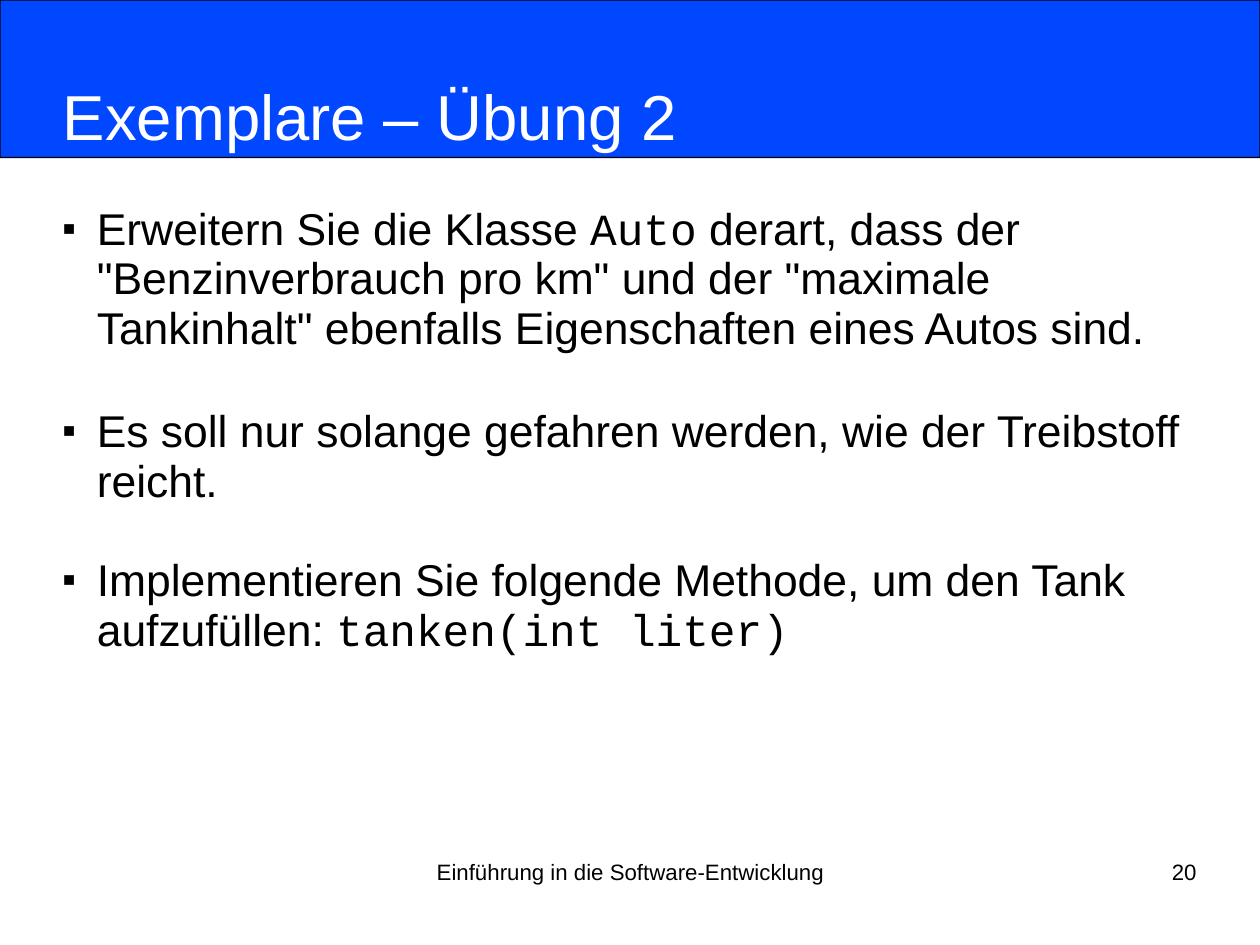
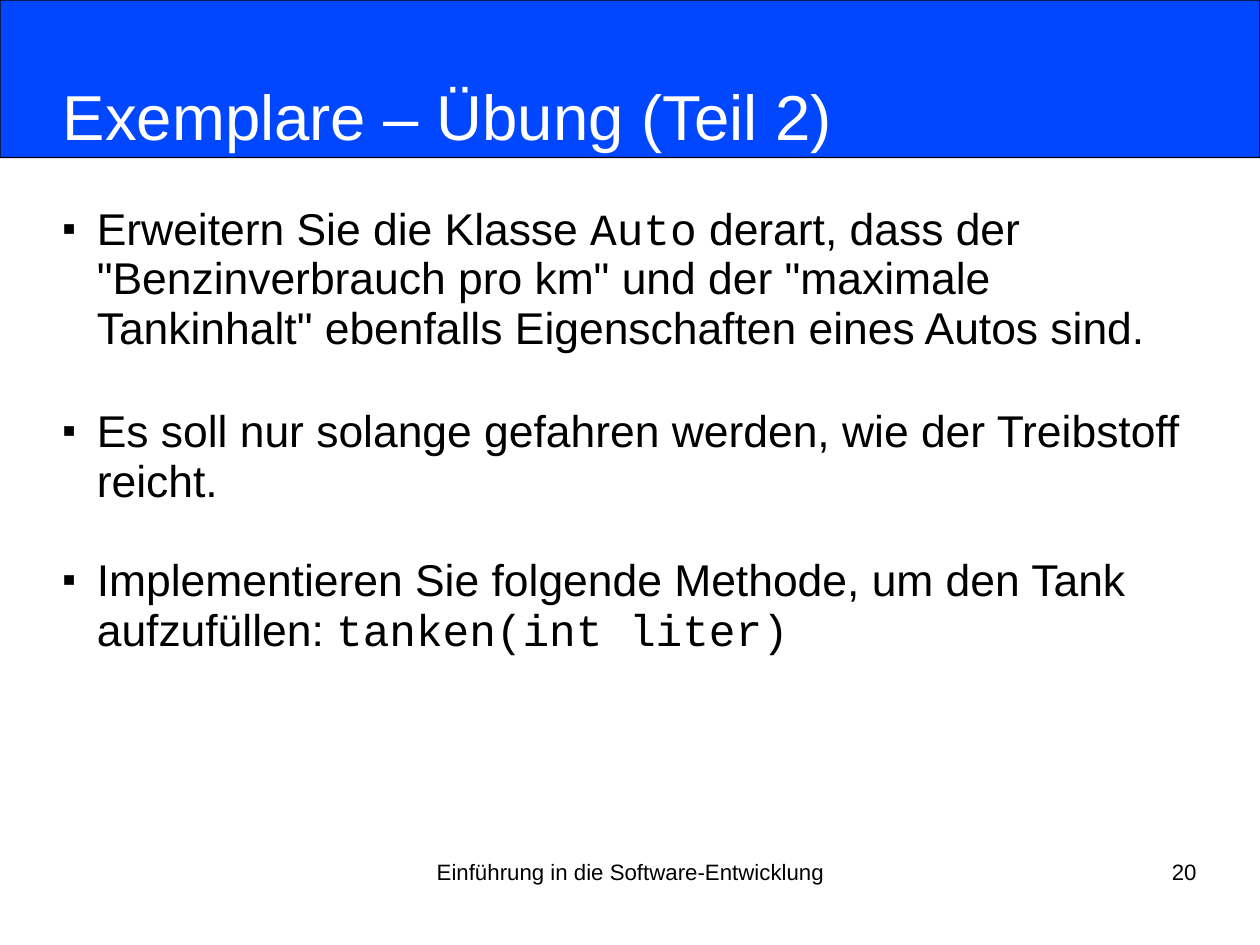
Before and after one commit to nordakademie-einfuehrung-java/vorlesungsskript, a slide deck: slide 20 of folien/Semester_03_Termin_07_Kapitel06.pptx. Drawn at 1260x945 pixels with LibreOffice and Linux fonts; fonts in the diff are those of the drawing. Boxes give left, top, right and bottom in pixels: in the first picture for what was removed or moved away, otherwise in the second. Text is boxed around its words. In the diff, an @@ line names an element or a change of style, - is before the commit and + after.

Commit message:
aufgabe in teil 1-6 zerlegt

```diff
--- a/folien/Semester_03_Termin_07_Kapitel06.pptx
+++ b/folien/Semester_03_Termin_07_Kapitel06.pptx
@@ title at [63,90,831,152]: text changed @@
-Exemplare – Übung 2
+Exemplare – Übung (Teil 2)
```
Also in this commit, not shown: 6 other slides changed.
